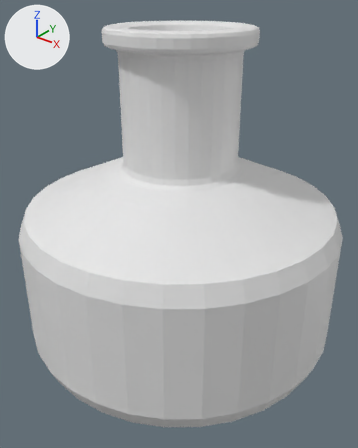
The FBX model Assets/Models/MapObject/Bottle/X_Bottle.fbx as it was, and as the next commit left it.
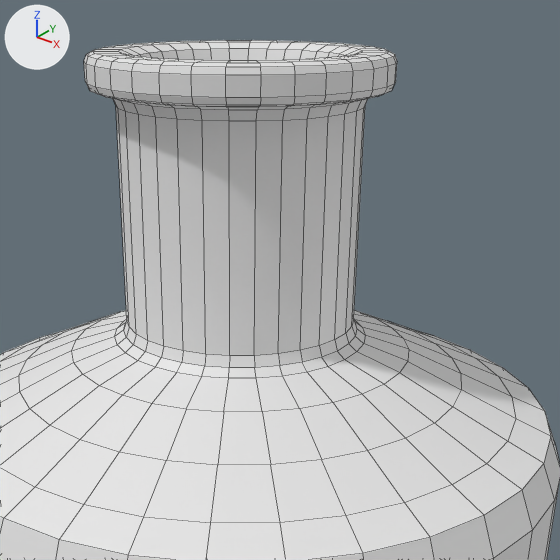
Each version is shown whole from a camera (50 mm lens) standing at (0.9, -1.133, 1.091) and looking at (0.02, -0.033, 0.409), then close up on the part from 17% to 96% of the width and 0% to 63% of the height. Arrows for +X, +Y and +Z are at upper left; the lights stay in place. The close-ups show mesh edges as thin lines. Where no turn or scale is listed for an object, it has been applied to the vertices. Vertices at the same position are counted once.

Names of what the first close-up shows: 'Bottle'.
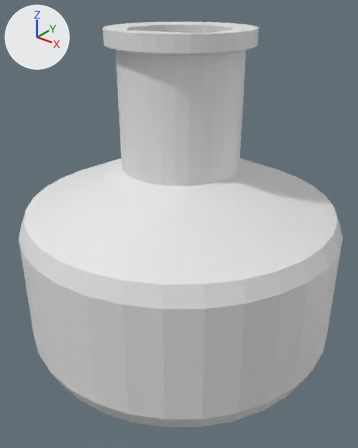
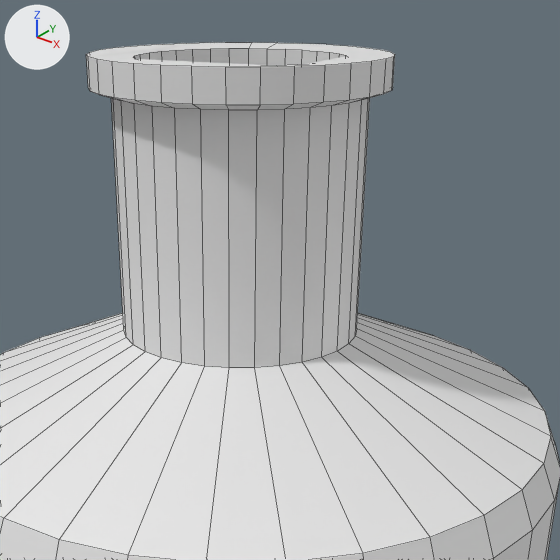
Location of each change, (x1, y1, x2, y2) in pixels of the close-ups (560 x 560 px):
'Bottle', reshaped: before (0, 40, 560, 560); after (0, 42, 560, 560)
part 1 of me_bottle, deleted: before (0, 40, 551, 560)

The change, as a diff of the scene's bpy script:
```diff
--- a/Assets/Models/MapObject/Bottle/X_Bottle.fbx.py
+++ b/Assets/Models/MapObject/Bottle/X_Bottle.fbx.py
@@ me_bottle @@
 # used by ob_bottle; location = (0.0, 0.0, 0.488)
-me_bottle.from_pydata(...)  # 961 vertices, 961 faces; spans x -0.5..0.5, y -0.5..0.5, z -0.5..0.5
+me_bottle.from_pydata(...)  # 545 vertices, 515 faces; spans x -0.5..0.5, y -0.5..0.5, z -0.5..0.496
+# me_bottle part 1: 416 vertices removed from x -0.425..0.425, y -0.425..0.425, z 0.0..0.5
 me_bottle.materials.append(mat_mat_1)
```
